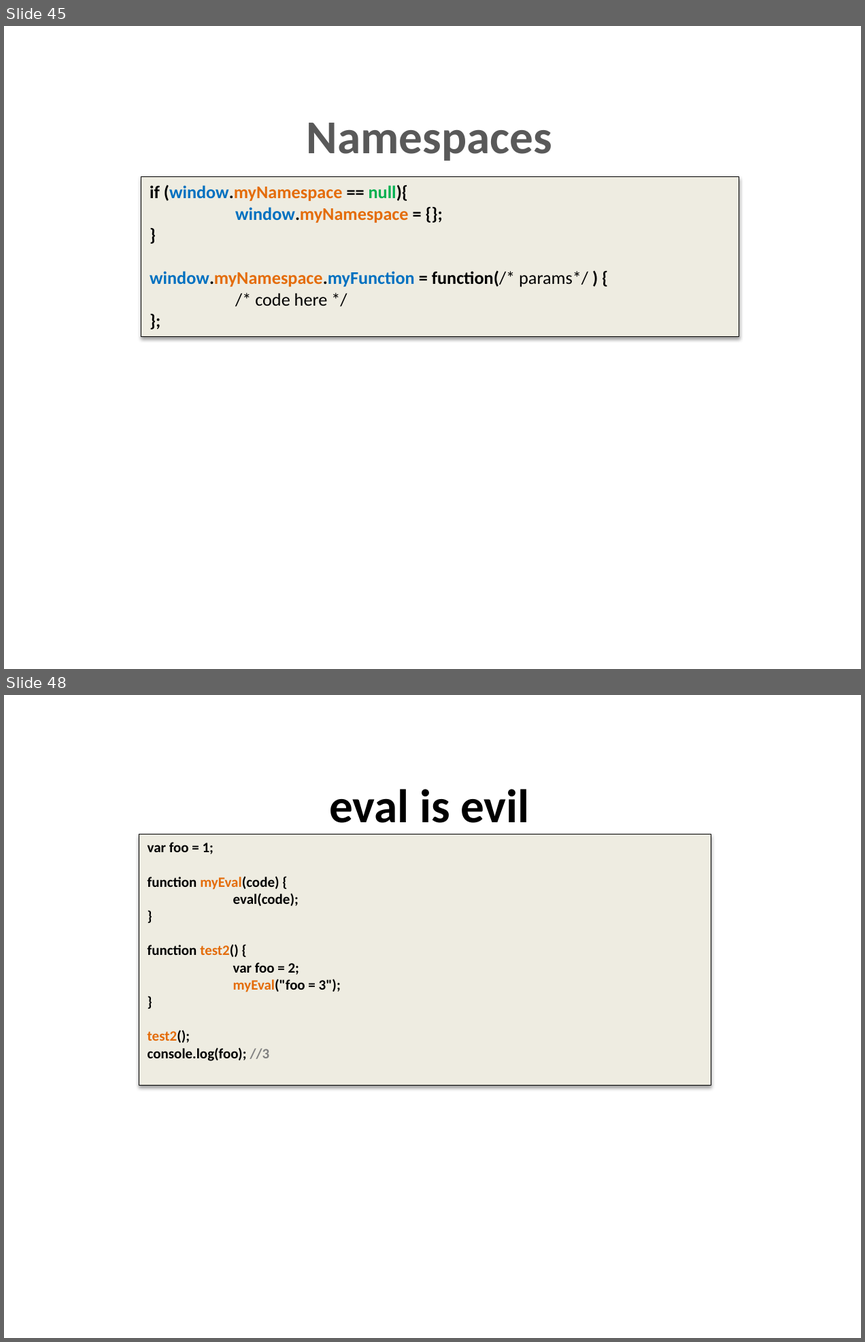
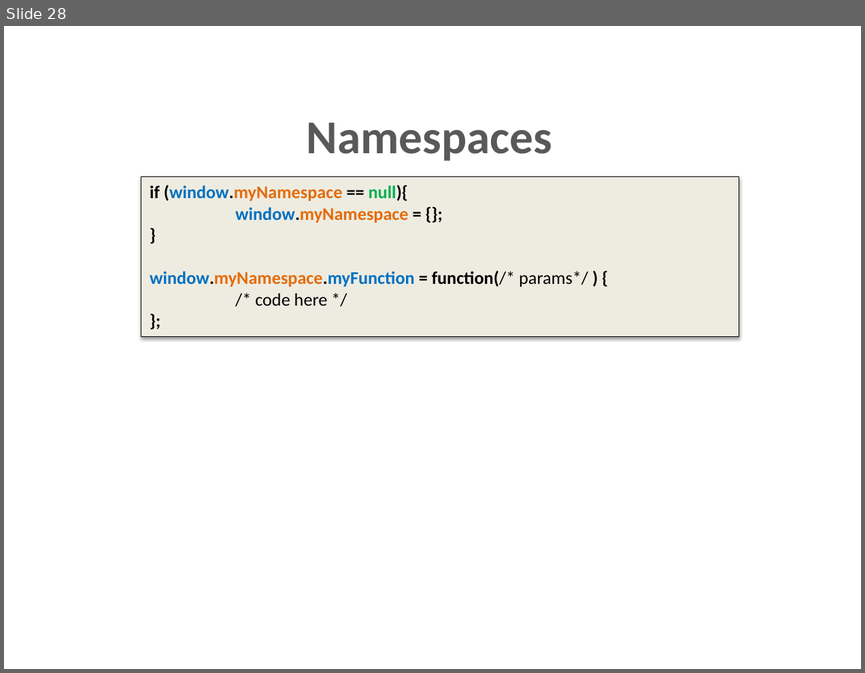
Before and after one commit to dzmitry-varabei/front-end-course, a slide deck: lecture-3-recap-scope/scope.pptx. Shown one above the other, each under a label of ours: slides 45 and 48 before the commit, slide 28 after it; the slides between them are not shown. The pictures are 865x1342 and 865x673 pixels, drawn with LibreOffice and Linux fonts; fonts in the diff are those of the drawing. Boxes give left, top, right and bottom in pixels: in the first picture for what was removed or moved away, otherwise in the second. Text is boxed around its words. In the diff, an @@ line names an element or a change of style, - is before the commit and + after.

```diff
--- a/lecture-3-recap-scope/scope.pptx
+++ b/lecture-3-recap-scope/scope.pptx
@@ slide 48 removed at [4, 695, 861, 1338], background #FFFFFF @@
@@ title removed at [329, 789, 529, 834] @@
-eval is evil
@@ rectangle removed at [139, 834, 710, 1085] @@
-var foo = 1;
-function myEval(code) {
-eval(code);
-}
-function test2() {
-var foo = 2;
-myEval("foo = 3");
-}
-test2();
-console.log(foo); //3
@@ what was slide 45 is now slide 28 @@
```
Also in this commit, not shown: 4 slides changed, 10 slides added, 12 other slides removed, 3 other files.
